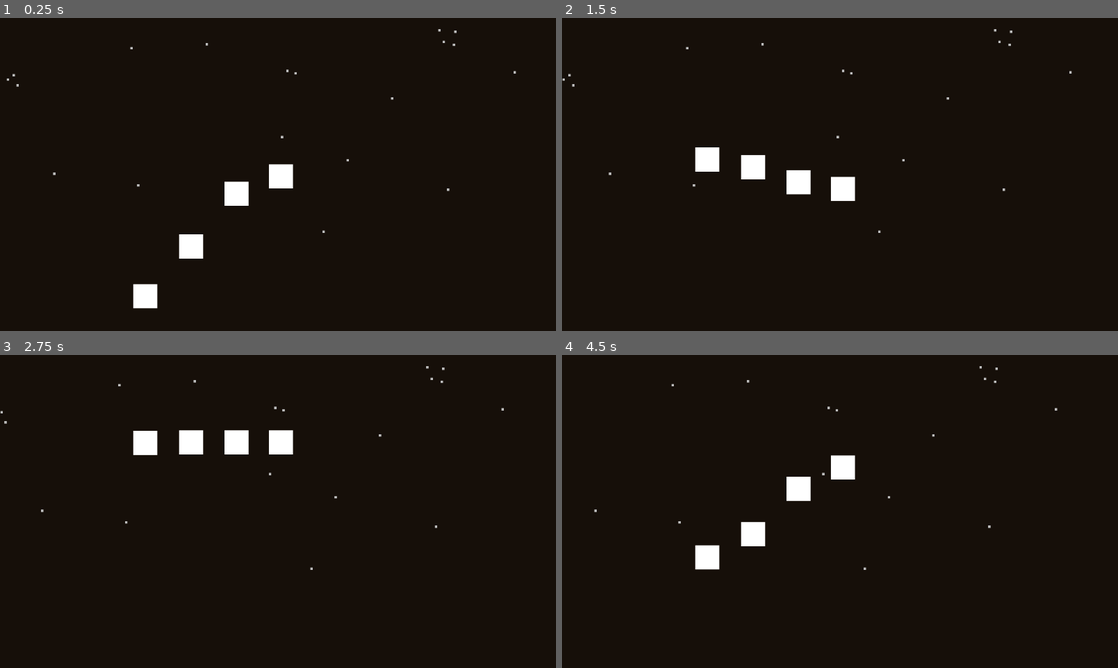
Above: before the commit, frames 1-4 (two rows, left to right).
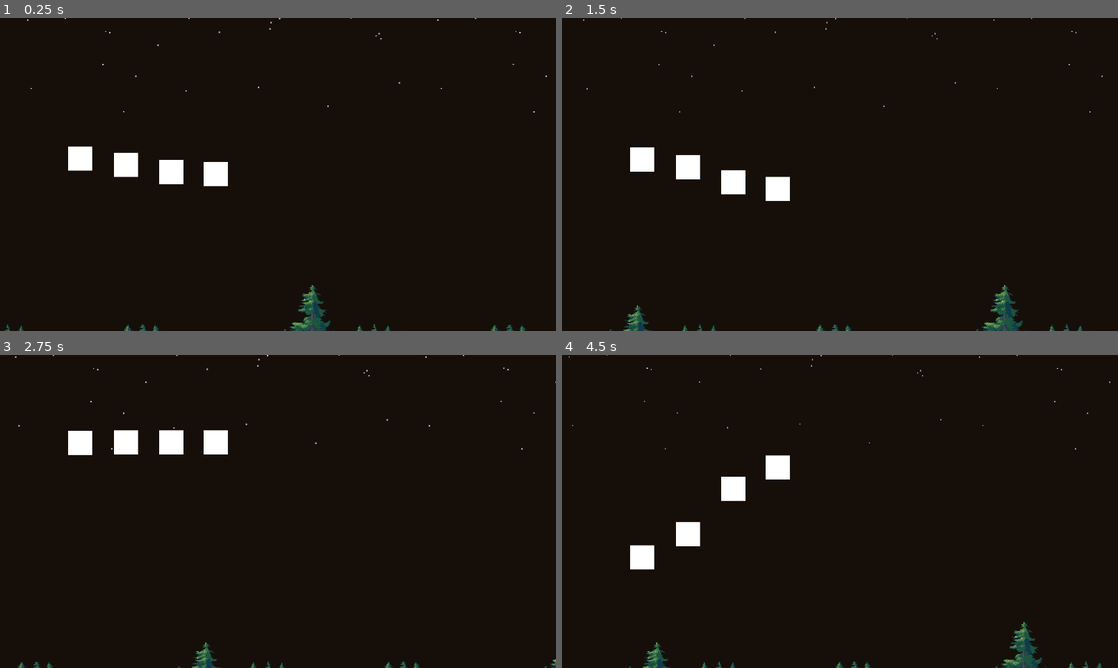
Above: after the commit, the same moments.

Repository: lohchness/santa-claus
Game: Godot game, scene res://level/level.tscn
Same seed, same stepped clock (60 frames per second), same inputs: the game is played once before the commit and once after it. This scene is started directly instead of the project's main scene.
Inputs (mouse positions are in pixels of both pictures, inside the frame that each line leads up to):
- Up to frame 1 (0.25 s): no input
- Up to frame 2 (1.5 s): move the mouse to (962, 158) at 0.52 s; move the mouse to (728, 190) at 1.27 s
- Up to frame 3 (2.75 s): move the mouse to (333, 442) at 2.02 s
- Up to frame 4 (4.5 s): move the mouse to (812, 574) at 2.77 s; move the mouse to (1006, 558) at 3.52 s; move the mouse to (673, 464) at 4.27 s

The runs differ from the first frame. In frame 1, 3.5% of the frame differs, in the area x 0-99%, y 0-100%; in frame 2, 3.5%; in frame 3, 2.9%; in frame 4, 3.6%, in the area x 1-100%, y 0-100%.

Commit message:
fix: rescale parallax

Diff:
--- a/level/level.tscn
+++ b/level/level.tscn
@@ -8,5 +8,5 @@
 [node name="BackgroundParallax" parent="." instance=ExtResource("1_7lnir")]
 
 [node name="Santa" parent="." instance=ExtResource("2_5gx2l")]
-position = Vector2(201, 424)
+position = Vector2(66, 118)
 scale = Vector2(0.5, 0.5)
--- a/parallax/background_parallax.tscn
+++ b/parallax/background_parallax.tscn
@@ -14,17 +14,19 @@
 color = Color(0.0862745, 0.0588235, 0.0352941, 1)
 
 [node name="NightSky" type="Parallax2D" parent="."]
-repeat_size = Vector2(1900, 0)
+repeat_size = Vector2(850, 0)
 autoscroll = Vector2(-10, 0)
 
 [node name="Sprite2D" type="Sprite2D" parent="NightSky"]
-position = Vector2(872, 462)
+position = Vector2(359, 204)
+scale = Vector2(0.5, 0.5)
 texture = ExtResource("2_7qhgf")
 
 [node name="TreesLong" type="Parallax2D" parent="."]
-repeat_size = Vector2(3800, 0)
+repeat_size = Vector2(1520, 0)
 autoscroll = Vector2(-1000, 0)
 
 [node name="Sprite2D" type="Sprite2D" parent="TreesLong"]
-position = Vector2(1849, 853)
+position = Vector2(467, 575)
+scale = Vector2(0.4, 0.4)
 texture = ExtResource("1_m1spk")
